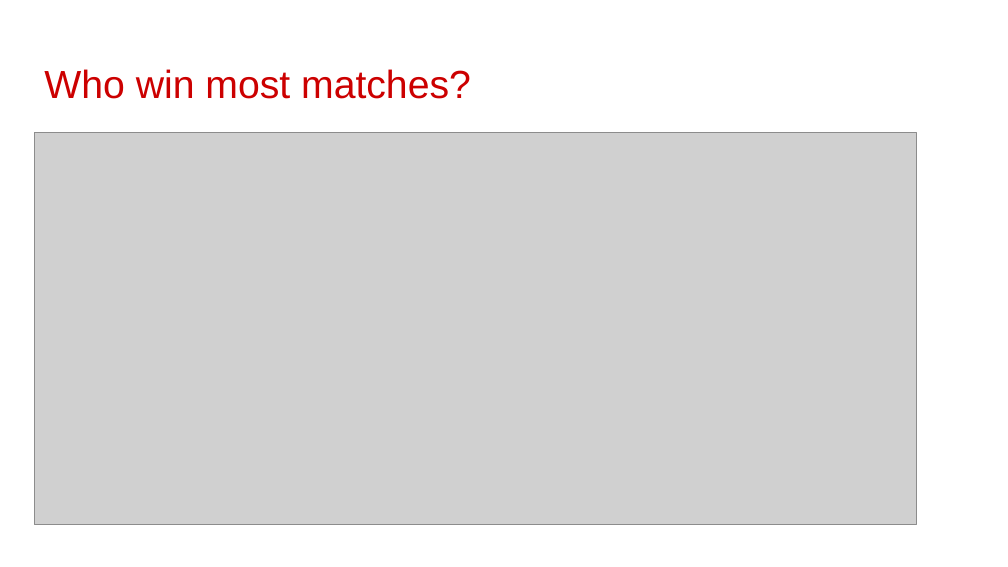
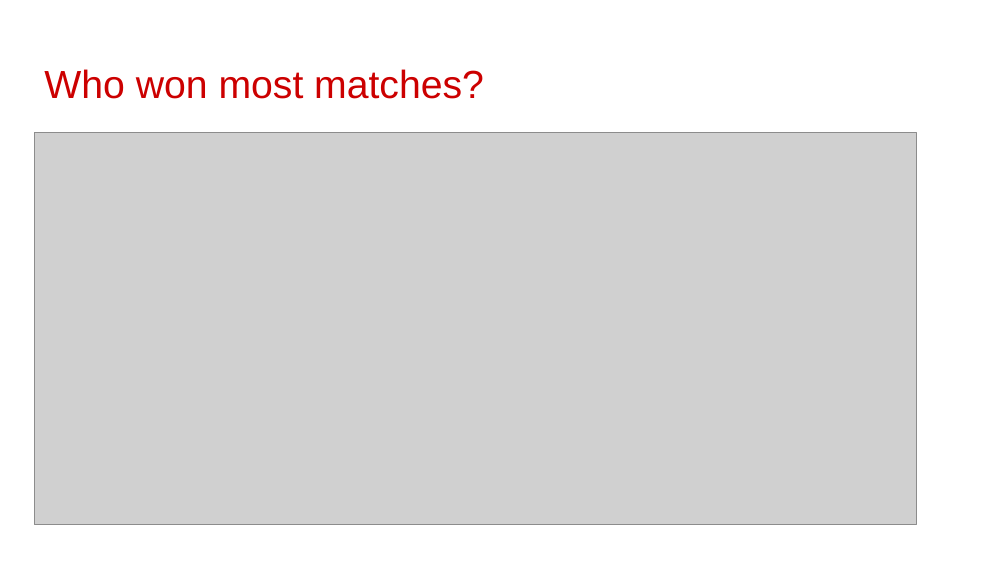
Before and after one commit to Pradip240/IPL-T20-Cricket-Analysis, a slide deck: slide 17 of CapstoneProjectPresentation.pptx (slide 9 before the commit). Drawn at 1008x567 pixels with LibreOffice and Linux fonts; fonts in the diff are those of the drawing; grey boxes stand for pictures; background and template pictures are left out. Boxes give left, top, right and bottom in pixels: in the first picture for what was removed or moved away, otherwise in the second. Text is boxed around its words. In the diff, an @@ line names an element or a change of style, - is before the commit and + after.

```diff
--- a/CapstoneProjectPresentation.pptx
+++ b/CapstoneProjectPresentation.pptx
@@ title at (44,69,484,99): text changed @@
-Who win most matches?
+Who won most matches?
```
Also in this commit, not shown: 9 slides added, 1 slide removed.
